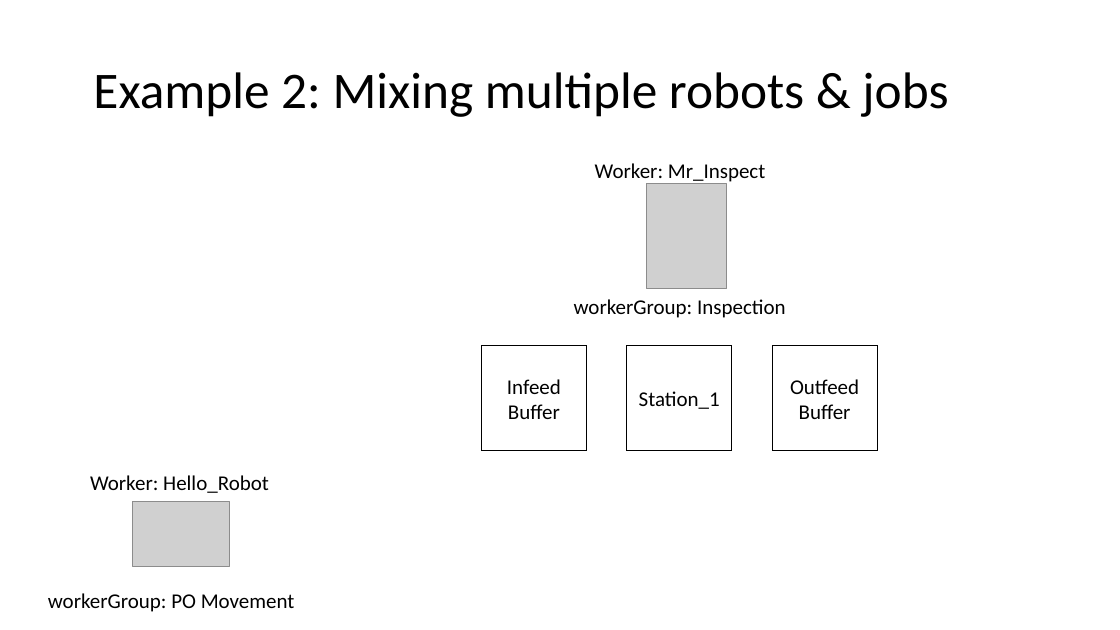
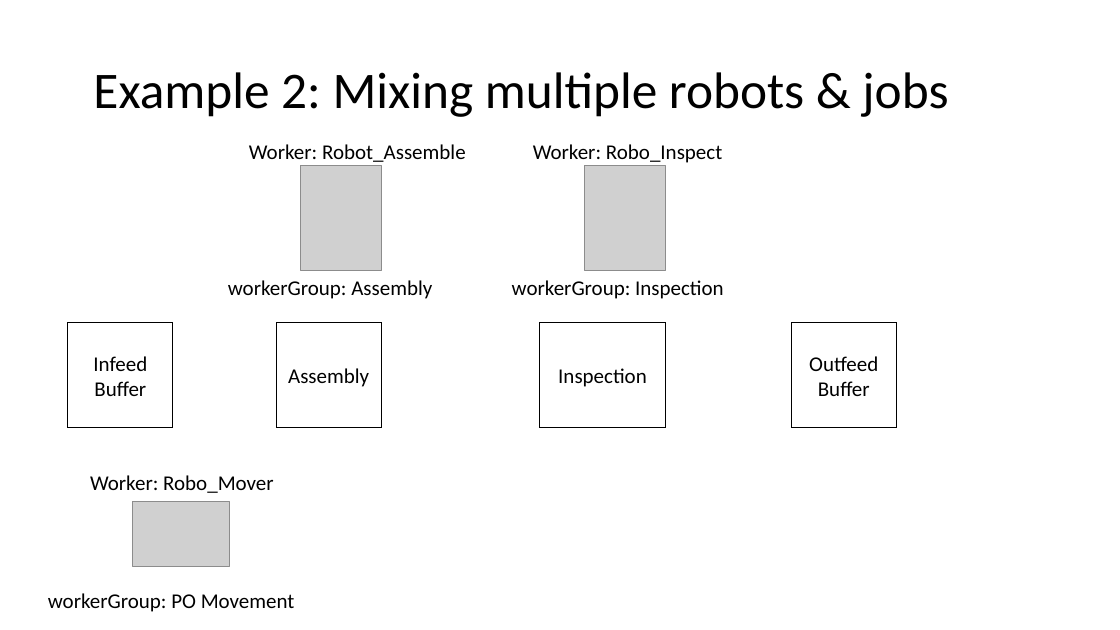
Before and after one commit to mukmalone/AdaptiveGoalManagement, a slide deck: slide 14 of documentation/Adaptive Goal Management-Overview.pptx. Drawn at 1120x630 pixels with LibreOffice and Linux fonts; fonts in the diff are those of the drawing; grey boxes stand for pictures. Boxes give left, top, right and bottom in pixels: in the first picture for what was removed or moved away, otherwise in the second. Text is boxed around its words. In the diff, an @@ line names an element or a change of style, - is before the commit and + after.

Commit message:
Fixed identification of workerGroup in Example 2

```diff
--- a/documentation/Adaptive Goal Management-Overview.pptx
+++ b/documentation/Adaptive Goal Management-Overview.pptx
@@ text added at (x1=249, y1=144, x2=466, y2=166), 18 pt, text #000000 @@
+Worker: Robot_Assemble
@@ text at (x1=533, y1=144, x2=722, y2=166): text changed @@
-Worker: Mr_Inspect
+Worker: Robo_Inspect
@@ picture moved from (x1=646, y1=184, x2=727, y2=289) to (x1=301, y1=166, x2=381, y2=271) @@
@@ picture added at (x1=585, y1=166, x2=665, y2=271) @@
@@ text added at (x1=228, y1=280, x2=432, y2=299), 18 pt, text #000000 @@
+workerGroup: Assembly
@@ text "workerGroup: Inspection" moved from (x1=574, y1=299, x2=786, y2=318) to (x1=512, y1=280, x2=724, y2=299) @@
@@ rectangle "Infeed Buffer" moved from (x1=481, y1=346, x2=586, y2=451) to (x1=68, y1=323, x2=173, y2=428) @@
@@ rectangle added at (x1=276, y1=323, x2=381, y2=428), fill #FFFFFF, outline #000000 1 pt, 18 pt, text #000000 @@
+Assembly
@@ rectangle added at (x1=540, y1=323, x2=665, y2=428), fill #FFFFFF, outline #000000 1 pt, 18 pt, text #000000 @@
+Inspection
@@ rectangle "Outfeed Buffer" moved from (x1=772, y1=346, x2=877, y2=451) to (x1=791, y1=323, x2=897, y2=428) @@
@@ rectangle removed at (x1=627, y1=346, x2=732, y2=451) @@
-Station_1
@@ text at (x1=90, y1=475, x2=274, y2=493): text changed @@
-Worker: Hello_Robot
+Worker: Robo_Mover
```
Also in this commit, not shown: 1 other file.
